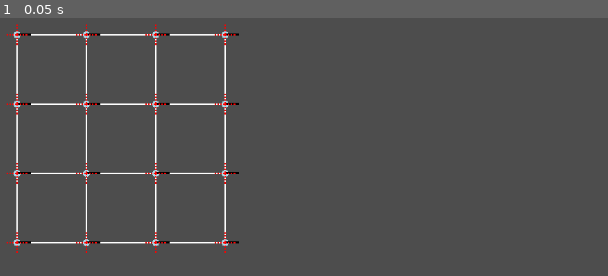
Above: before the commit, frame 1.
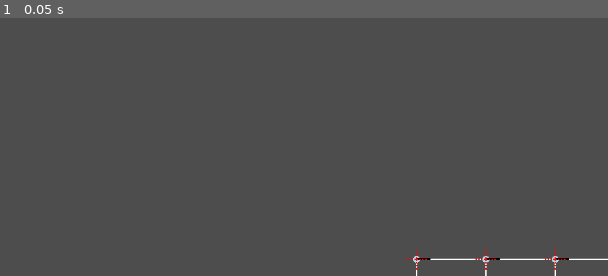
Above: after the commit, the same moment.

Repository: WrogglyWriggs29/ship_building_game
Game: Godot game, scene res://ship_test_scene.tscn
Same seed, same stepped clock (60 frames per second), same inputs: the game is played once before the commit and once after it. The project has no main scene, so this scene is started directly.
Inputs:
- Up to frame 1 (0.05 s): no input

The runs differ from the first frame. In frame 1, 2.8% of the frame differs, in the area x 0-100%, y 2-100%.
Error before the commit: Parse Error: Could not find type "PartType" in the current scope. (res://scripts/ships/ship_grids/factories/grid_factory.gd:9)

Commit message:
added camera start

Diff:
--- a/scripts/ship_test_scene/ship_tester.gd
+++ b/scripts/ship_test_scene/ship_tester.gd
@@ -7,14 +7,15 @@
 const LEFT_POS = Vector2(0, 0)
 const RIGHT_POS = Vector2(RADIUS, 0)
 
-var grid: ShipGrid
+var ship: Ship
+var ship_camera: ShipCamera
 
 var dragger: UserVelocityApplicator
 
 func _init() -> void:
 	var test_bp = "dddd\ndddd\ndddd\ndddd"
 
-	grid = ShipGridBuilder.debug_build(test_bp, OFFSET, SCALE)
+	var grid = ShipGridBuilder.debug_build(test_bp, OFFSET, SCALE)
 	grid.soft_body.modules.add_modules_as_children_to(self)
 	add_child(grid.soft_body)
 
@@ -22,10 +23,16 @@
 	dragger.name = "dragger"
 	add_child(dragger)
 
+	ship = Ship.new([grid])
+
+	ship_camera = ShipCamera.new(ship)
+	add_child(ship_camera)
+	ship_camera.make_current()
+
 
 #    mods = ModuleMatrix.new(matrix)
 #    dragger = UserVelocityApplicator.new(mods)
 #    add_child(dragger)
 
-func _physics_process(delta: float) -> void:
-	grid.soft_body.manual_physics_process()
+func _physics_process(_delta: float) -> void:
+	ship.manual_physics_process() # grid.soft_body.manual_physics_process()
--- /dev/null
+++ b/scripts/ships/ship.gd
@@ -0,0 +1,11 @@
+class_name Ship
+extends Node2D
+
+var grids: Array[ShipGrid] = []
+
+func _init(_grids: Array[ShipGrid]) -> void:
+    grids = _grids
+
+func manual_physics_process() -> void:
+    for grid in grids:
+        grid.soft_body.manual_physics_process()
--- /dev/null
+++ b/scripts/ships/ship_camera.gd
@@ -0,0 +1,7 @@
+class_name ShipCamera
+extends Camera2D
+
+var ship: Ship
+
+func _init(_ship: Ship) -> void:
+    ship = _ship
--- a/scripts/ships/ship_grids/factories/grid_factory.gd
+++ b/scripts/ships/ship_grids/factories/grid_factory.gd
@@ -4,7 +4,9 @@
 var modules: Matrix
 var move = false
 
+
 class FactoryPartState extends Node:
+	enum PartType {EMPTY, DEBUG}
 	var inventory: Inventory
 	var factory_part_type: PartType
 
@@ -21,7 +23,7 @@
 			move_module_part(module, x, y)
 
 # Moves part along conveyor belt
-func move_module_part(module: FactoryPartState, x:int, y:int) -> void:
+func move_module_part(module: FactoryPartState, x: int, y: int) -> void:
 	var inventory = module.inventory
 	# Checks to see if module is empty or not
 	if inventory.amount > 0:
--- a/scripts/ships/ship_grids/ship_grid.gd
+++ b/scripts/ships/ship_grids/ship_grid.gd
@@ -5,6 +5,7 @@
 var factory: GridFactory
 
 
+# this does nothing right now
 class ModuleVertexArray:
     extends Object
 
